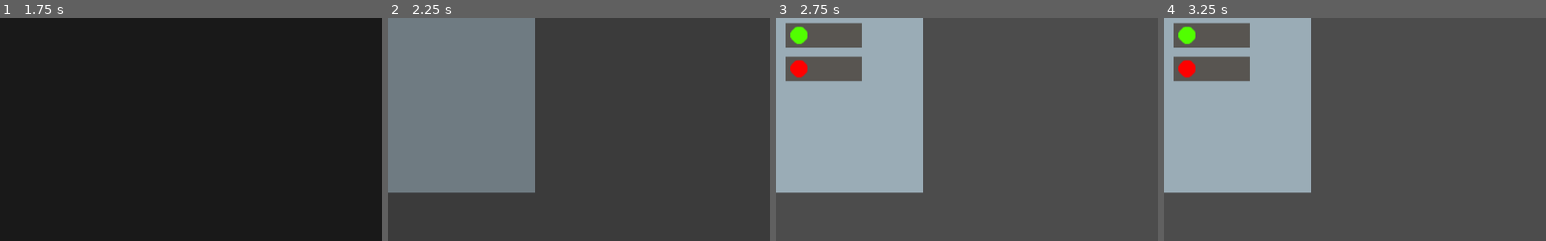
Above: before the commit, frames 1-4 (left to right).
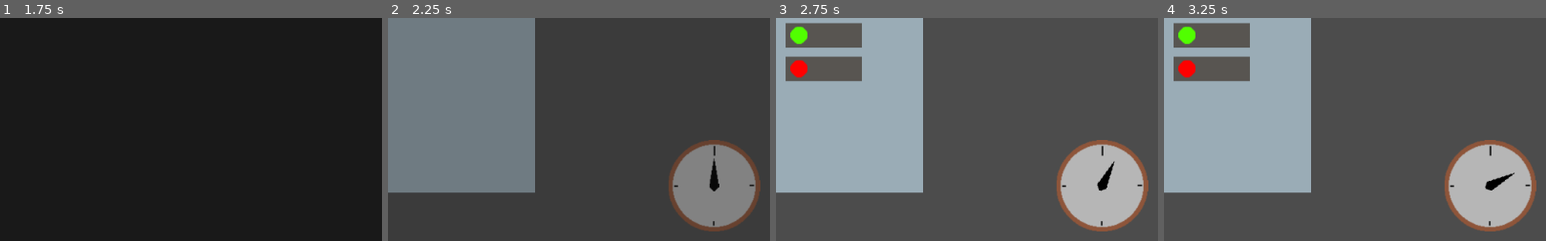
Above: after the commit, the same moments.

Repository: ericdsw/global_game_jam_2020
Game: Godot game, scene res://Game.tscn
The game is run twice, just before and just after one commit, with the same random seed, the same clock (stepped at 60 frames per second) and the same inputs.
Inputs (mouse positions are % of the whole screen's width and height, from its top left):
- Up to frame 1 (1.75 s): click "Start Game" at 0.5 s; tap Enter (ui_accept) at 1.25, 1.52 s; move the mouse to (72, 45) at 1.27 s; press the mouse at (72, 45) at 1.28 s
- Up to frame 2 (2.25 s): release the mouse at (72, 45) at 2 s; tap Enter (ui_accept) at 2 s; drag from (30, 55) to (45, 70) at 2.02 s
- Up to frame 3 (2.75 s): no input
- Up to frame 4 (3.25 s): tap Enter (ui_accept) at 2.75 s; move the mouse to (60, 28) at 2.77 s; press the mouse at (60, 28) at 2.78 s
The pictures show only the part of the screen within x 50-100%, y 50-100%; the shares and areas given below are measured in that part.

Frame 1 is identical in both runs. In frame 2, 7.6% of the frame differs, in the area x 73-98%, y 54-96%; in frame 3, 7.7%; in frame 4, 7.7%.

Commit message:
Add visual feedback for time left

Diff:
--- /dev/null
+++ b/Elements/TimerClock.gd
@@ -0,0 +1,15 @@
+extends Node2D
+
+var _max_time := 0.0
+
+onready var hand_sprite := get_node("HandSprite") as Sprite
+
+func set_max_time(max_time : float) -> void:
+	_max_time = max_time
+
+func display_time(time: float) -> void:
+
+	var _completion_percent = time / _max_time
+	var _angle = -360.0 * _completion_percent
+
+	hand_sprite.rotation_degrees = _angle
--- /dev/null
+++ b/Elements/TimerClock.tscn
@@ -0,0 +1,15 @@
+[gd_scene load_steps=4 format=2]
+
+[ext_resource path="res://Resources/General/timer_clock_face.png" type="Texture" id=1]
+[ext_resource path="res://Elements/TimerClock.gd" type="Script" id=2]
+[ext_resource path="res://Resources/General/time_clock_hand.png" type="Texture" id=3]
+
+[node name="TimerClock" type="Node2D"]
+script = ExtResource( 2 )
+
+[node name="Sprite" type="Sprite" parent="."]
+texture = ExtResource( 1 )
+
+[node name="HandSprite" type="Sprite" parent="."]
+texture = ExtResource( 3 )
+offset = Vector2( 0, -15 )
--- a/Screens/MiniGames/BaseMinigame.gd
+++ b/Screens/MiniGames/BaseMinigame.gd
@@ -14,6 +14,8 @@
 var _lifetime := 0.0
 var _is_active := false
 
+onready var timer_clock = get_node("TimerClock")
+
 signal success(time_left)
 signal failure()
 
@@ -22,6 +24,7 @@
 func _process(delta: float) -> void:
 	if _is_active:
 		_lifetime -= delta
+		timer_clock.display_time(_lifetime)
 		if _lifetime <= 0.0:
 			on_failure()
 
@@ -38,6 +41,7 @@
 	_assigned_difficulty = difficulty
 	_lifetime = duration
 	_is_active = true
+	timer_clock.set_max_time(_lifetime)
 
 # Call this method when a minigame is completed successfully, will emit the
 # required signal and stop the deadline timer
--- a/Screens/MiniGames/BaseMinigame.tscn
+++ b/Screens/MiniGames/BaseMinigame.tscn
@@ -1,10 +1,14 @@
-[gd_scene load_steps=2 format=2]
+[gd_scene load_steps=3 format=2]
 
 [ext_resource path="res://Screens/MiniGames/BaseMinigame.gd" type="Script" id=1]
+[ext_resource path="res://Elements/TimerClock.tscn" type="PackedScene" id=2]
 
 [node name="BaseMinigame" type="Node2D"]
 script = ExtResource( 1 )
 
 [node name="DeadlineTimer" type="Timer" parent="."]
 one_shot = true
+
+[node name="TimerClock" parent="." instance=ExtResource( 2 )]
+position = Vector2( 437.111, 225.798 )
 [connection signal="timeout" from="DeadlineTimer" to="." method="_on_DeadlineTimer_timeout"]
--- a/Screens/MiniGames/BreakerFix/BreakerFixMinigame.tscn
+++ b/Screens/MiniGames/BreakerFix/BreakerFixMinigame.tscn
@@ -6,7 +6,7 @@
 
 [node name="BreakerFixMinigame" instance=ExtResource( 1 )]
 script = ExtResource( 2 )
-duration = 100.0
+duration = 5.0
 
 [node name="Sprite" type="Sprite" parent="." index="1"]
 texture = ExtResource( 3 )
Binary file added: Resources/General/time_clock_hand.png
Not shown, added: Resources/General/time_clock_hand.png.import
Binary file added: Resources/General/timer_clock_face.png
Not shown, added: Resources/General/timer_clock_face.png.import
